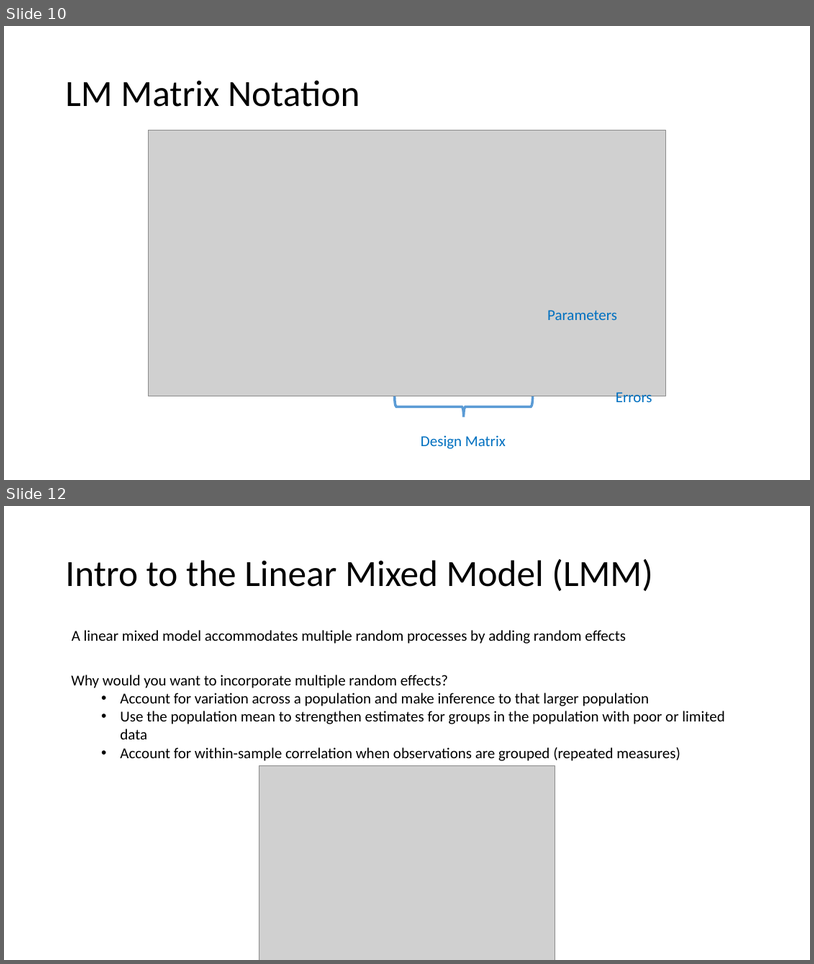
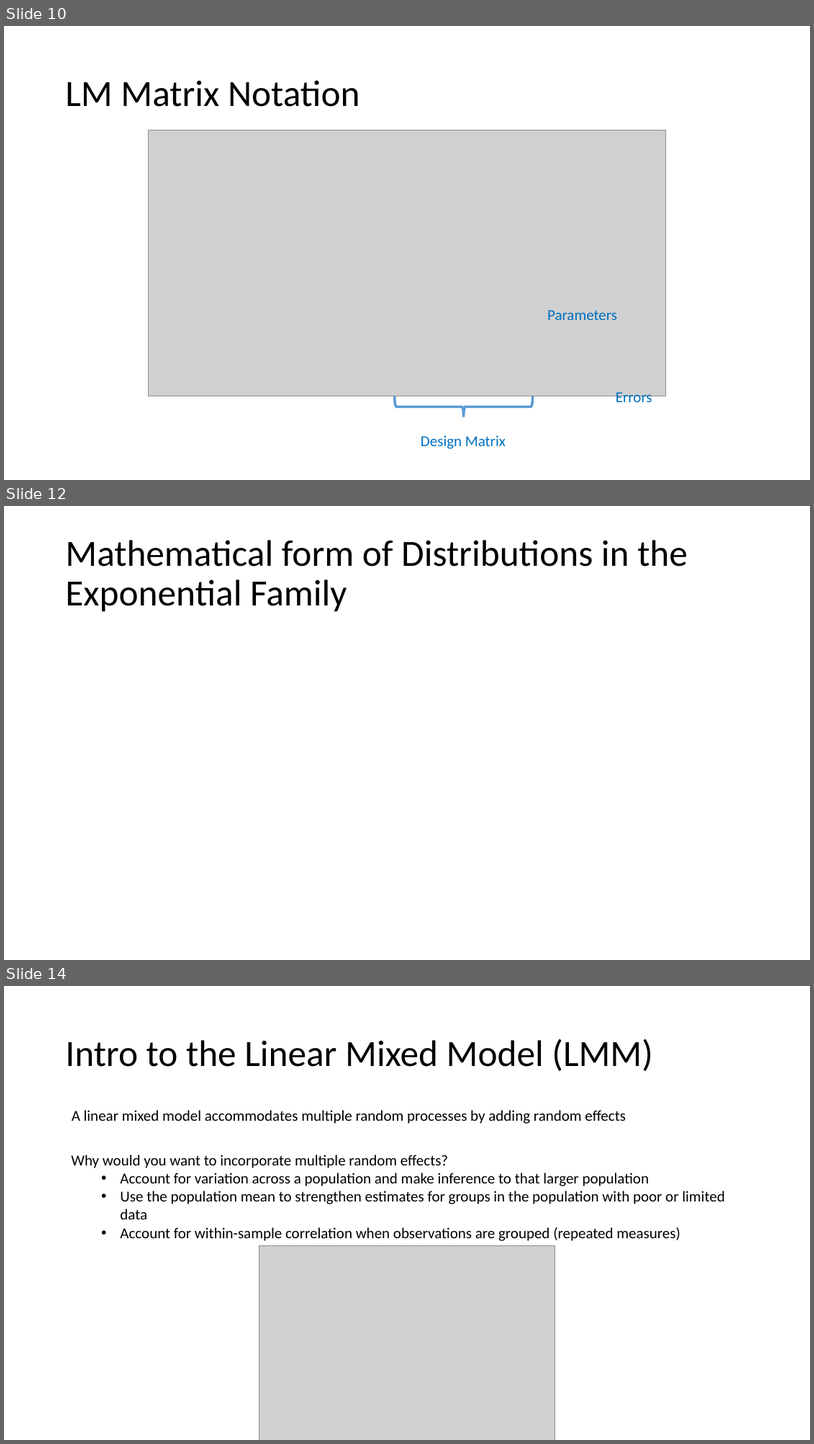
Before and after one commit to ELaBrecque-MMC/RegressionModelOverview, a slide deck: Notes/RegressionModelOverview.pptx. Shown one above the other, each under a label of ours: slides 10 and 12 before the commit, slides 10, 12 and 14 after it; the slides between them are not shown. The pictures are 814x964 and 814x1444 pixels, drawn with LibreOffice and Linux fonts; fonts in the diff are those of the drawing; grey boxes stand for pictures. Boxes give left, top, right and bottom in pixels: in the first picture for what was removed or moved away, otherwise in the second. Text is boxed around its words. In the diff, an @@ line names an element or a change of style, - is before the commit and + after.

```diff
--- a/Notes/RegressionModelOverview.pptx
+++ b/Notes/RegressionModelOverview.pptx
@@ slide 12 added at (4, 506, 810, 960), background #FFFFFF @@
@@ title added at (65, 540, 688, 612), 44 pt, text #000000 @@
+Mathematical form of Distributions in the Exponential Family
@@ what was slide 12 is now slide 14 @@
```
Also in this commit, not shown: 1 slide changed, 1 other slide added.
